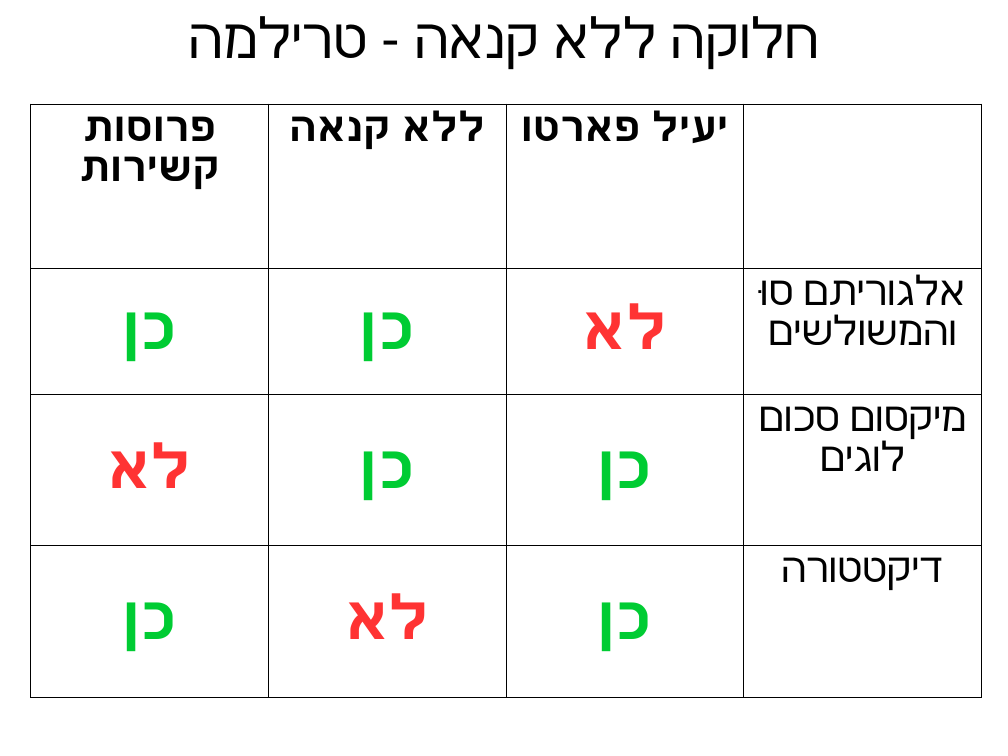
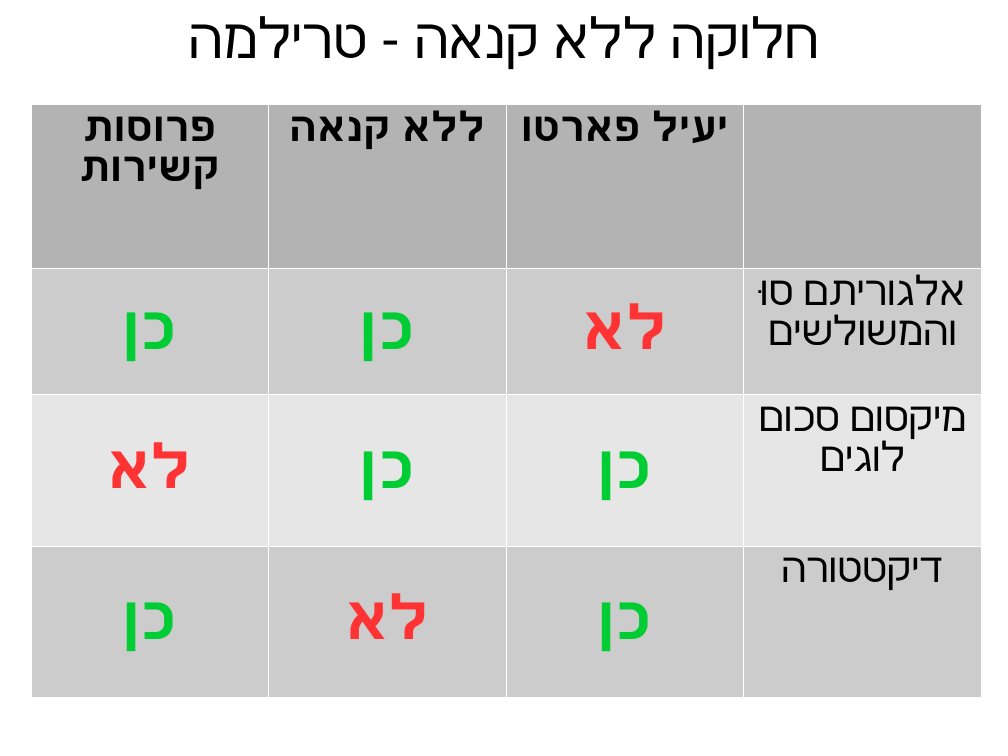
Before and after one commit to erelsgl-at-ariel/algorithms-5780, a slide deck: slide 21 of 02-pareto-efficiency/slides.odp (slide 17 before the commit). Drawn at 1008x756 pixels with LibreOffice and Linux fonts; fonts in the diff are those of the drawing. Boxes give left, top, right and bottom in pixels: in the first picture for what was removed or moved away, otherwise in the second. Text is boxed around its words. In the diff, an @@ line names an element or a change of style, - is before the commit and + after.

```diff
--- a/02-pareto-efficiency/slides.odp
+++ b/02-pareto-efficiency/slides.odp
@@ table at [31,104,982,698] @@
@@ fill none to #B3B3B3 in 3 cells @@
@@ fill none to #CCCCCC in 8 cells @@
@@ fill none to #E6E6E6 in row 3 @@
@@ borders changed @@
```
Also in this commit, not shown: 15 other slides changed, 4 slides added, 5 other files.
